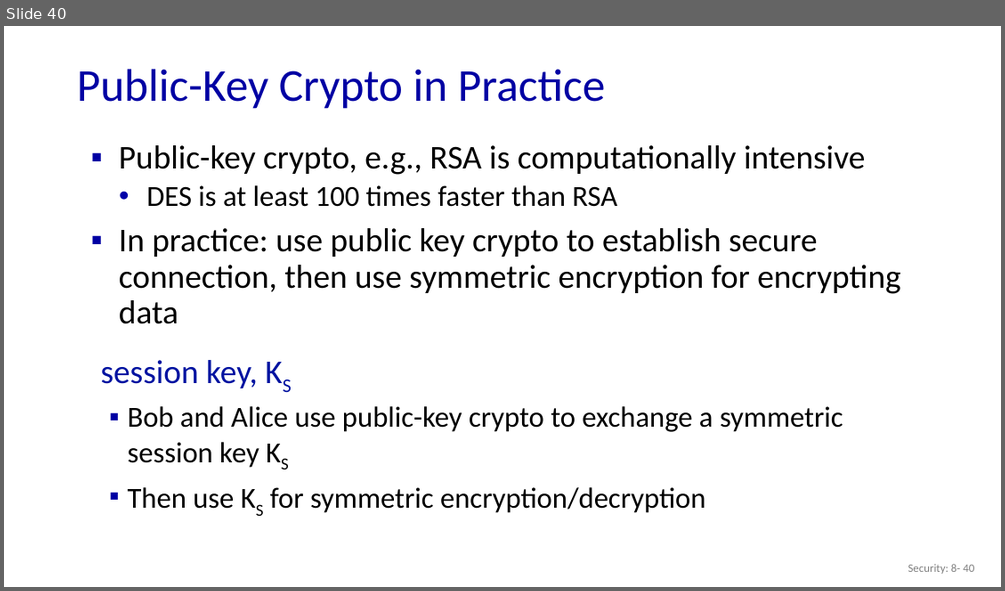
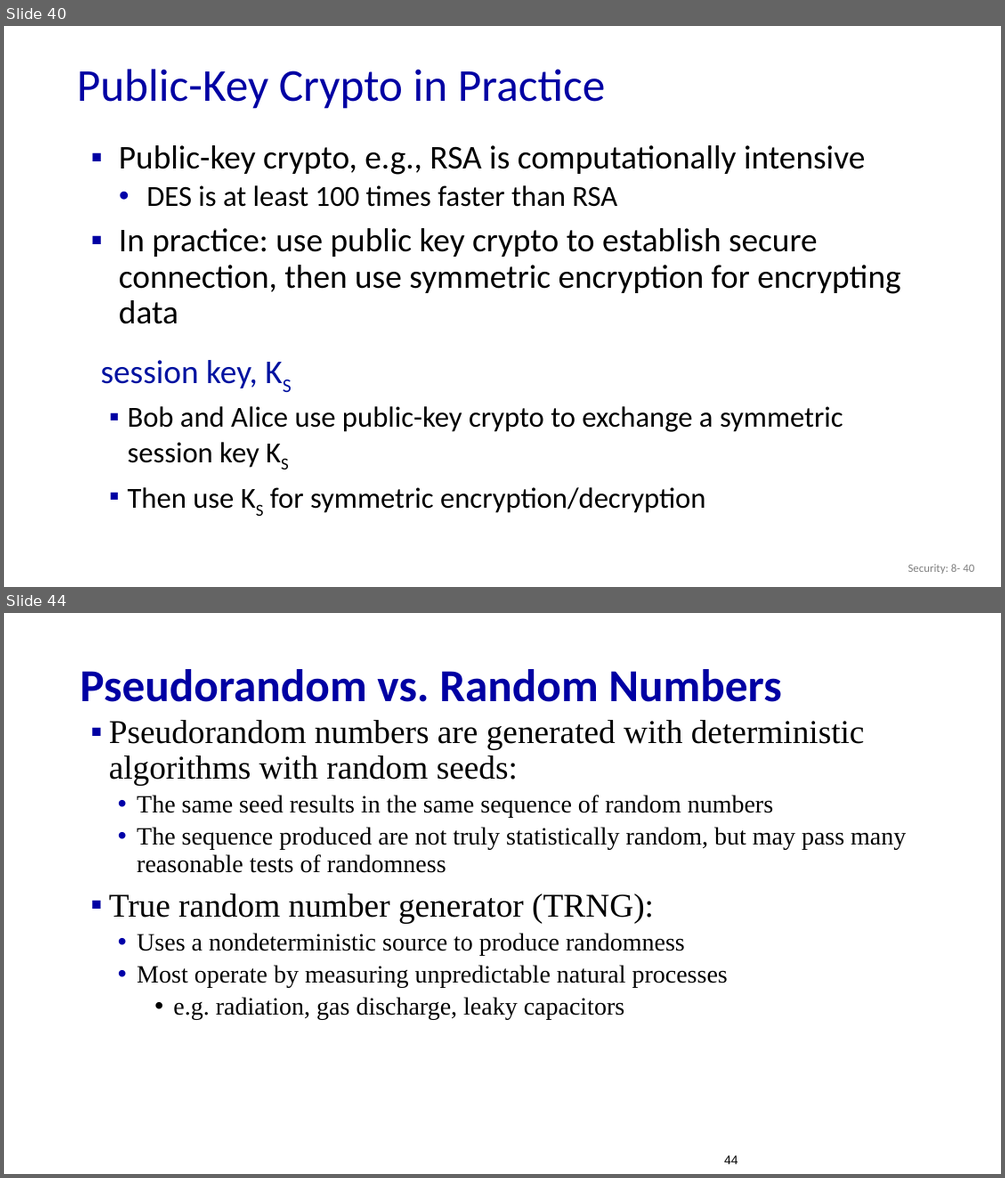
Before and after one commit to guhofstra/CSC175, a slide deck: PPTs/8.1 Cryptography.pptx. Shown one above the other, each under a label of ours: slide 40 before the commit, slides 40 and 44 after it; the slides between them are not shown. The pictures are 1005x591 and 1005x1178 pixels, drawn with LibreOffice and Linux fonts; fonts in the diff are those of the drawing. Boxes give left, top, right and bottom in pixels: in the first picture for what was removed or moved away, otherwise in the second. Text is boxed around its words. In the diff, an @@ line names an element or a change of style, - is before the commit and + after.

```diff
--- a/PPTs/8.1 Cryptography.pptx
+++ b/PPTs/8.1 Cryptography.pptx
@@ slide 44 added at bbox=[4, 613, 1001, 1174], background #FFFFFF @@
@@ title added at bbox=[80, 669, 781, 702], 44 pt, text #0000A3, bold @@
+Pseudorandom vs. Random Numbers
@@ text added at bbox=[109, 720, 906, 1019], 24 pt, text #000000 @@
+▪ Pseudorandom numbers are generated with deterministic algorithms with random seeds:
+  • The same seed results in the same sequence of random numbers
+  • The sequence produced are not truly statistically random, but may pass many reasonable tests of randomness
+▪ True random number generator (TRNG):
+  • Uses a nondeterministic source to produce randomness
+  • Most operate by measuring unpredictable natural processes
+    • e.g. radiation, gas discharge, leaky capacitors
@@ page number added at bbox=[724, 1155, 738, 1164], 12 pt, text #000000 @@
+44
```
Also in this commit, not shown: 7 slides changed, 2 other slides added, 1 other file.
